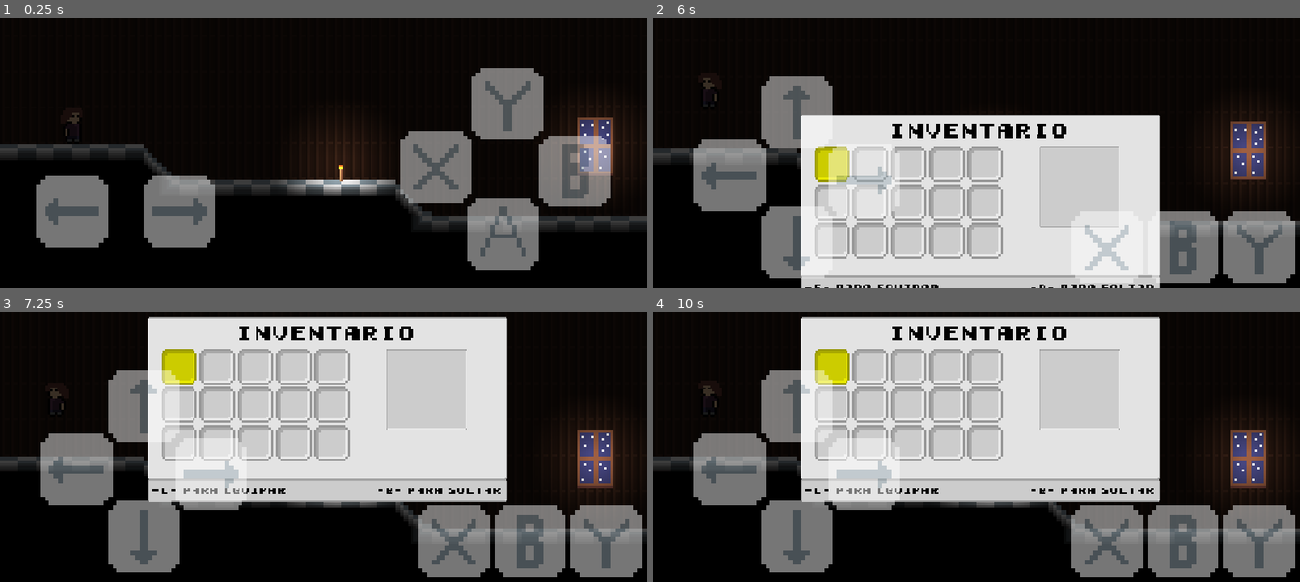
Above: before the commit, frames 1-4 (two rows, left to right).
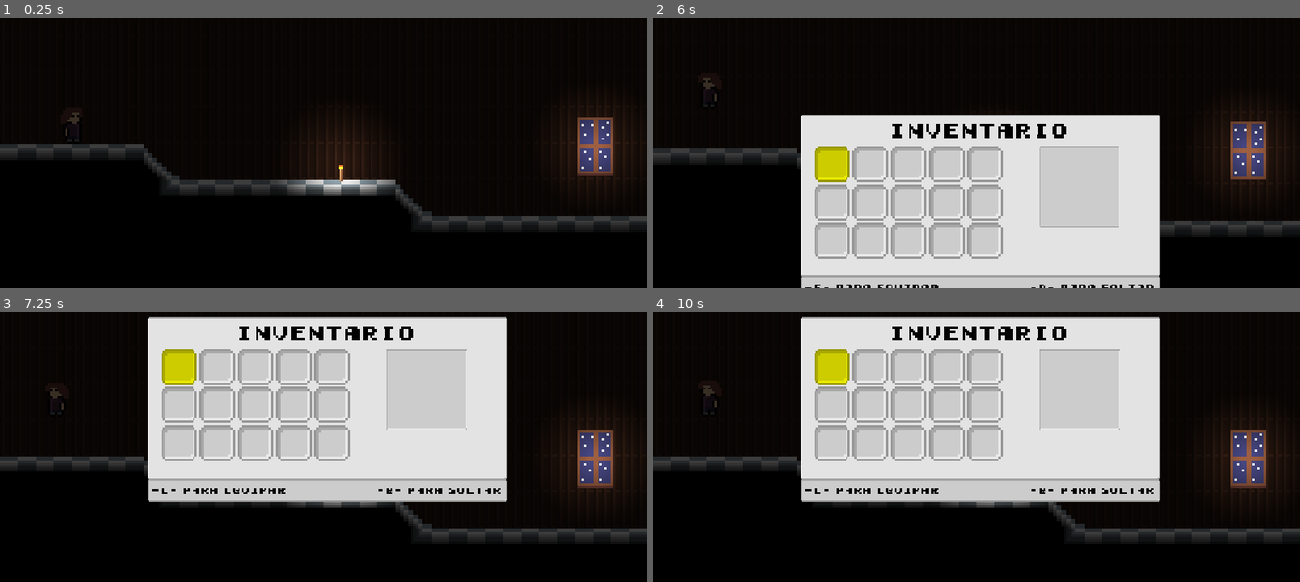
Above: after the commit, the same moments.

Repository: guihPprt/PESSAM-godot-
Game: Godot game, scene res://Worlds/test_world.tscn
The game is run twice, just before and just after one commit, with the same random seed, the same clock (stepped at 60 frames per second) and the same inputs.
Inputs:
- Up to frame 1 (0.25 s): no input
- Up to frame 2 (6 s): hold Right (ui_right) 0.53-2.03 s; tap D (a) at 0.6, 3.05, 3.6 s; tap Space (jump) at 0.77, 1.52, 3.02, 3.77, 4.52, 5.75 s; tap A (d) at 0.8, 1.35, 3.8, 4.35 s; tap E (e) at 1.55, 2.1, 4.55, 5.1 s; hold Left (ui_left) 2.03-2.78 s; tap Q (q) at 2.3, 2.85, 5.3 s; tap Enter at 2.75 s; hold Right (ui_right) 2.78-4.28 s; hold Left (ui_left) 4.28-5.03 s; hold Right (ui_right) 5.03-5.78 s; hold Left (ui_left) from 5.78 s (still down); tap I (inv) at 5.85 s
- Up to frame 3 (7.25 s): keep holding Left (ui_left); tap Space (jump) at 6.02, 6.77 s; tap D (a) at 6.05 s; tap Q (q) at 6.6 s; tap A (d) at 6.8 s
- Up to frame 4 (10 s): tap Enter at 7.25, 8.75 s; release Left (ui_left) at 7.28 s; hold Right (ui_right) 7.28-9.53 s; tap D (a) at 7.35, 9.05 s; tap Space (jump) at 7.52, 8, 9.02, 9.5, 9.77 s; tap E (e) at 7.55, 8.85 s; tap A (d) at 8.1, 9.8 s; tap Q (q) at 8.3, 9.6 s; hold Left (ui_left) from 9.53 s (still down)

The runs differ from the first frame. In frame 1, 17% of the frame differs, in the area x 5-95%, y 18-94%; in frame 2, 14%; in frame 3, 17%, in the area x 6-100%, y 21-99%; in frame 4, 17%.

Commit message:
Port mobile, Web, Windows e Linux

Diff:
--- a/Scripts/controller.gd
+++ b/Scripts/controller.gd
@@ -1,5 +1,12 @@
 extends Node2D
 
+@onready var mobile_hud
+
+func _ready() -> void:
+	mobile_hud = get_tree().current_scene.get_node("MobileHUD")
+
+	if OS.get_name() != "Android":
+		mobile_hud.queue_free()
 
 func _process(delta: float) -> void:
 	if Input.is_action_just_pressed("fs"):
--- a/Worlds/test_world.tscn
+++ b/Worlds/test_world.tscn
@@ -108,9 +108,8 @@
 position = Vector2(117, -1)
 color = Color(0.23392546, 0.23392546, 0.23392543, 1)
 
-[node name="Torch" parent="." node_paths=PackedStringArray("_hud") instance=ExtResource("4_vn3tm")]
+[node name="Torch" parent="." instance=ExtResource("4_vn3tm")]
 position = Vector2(120, 24)
-_hud = NodePath("../HUD")
 
 [node name="HUD" type="CanvasLayer" parent="."]
 
@@ -122,7 +121,7 @@
 [node name="Node2D" type="Node2D" parent="."]
 script = ExtResource("7_u04th")
 
-[node name="CanvasLayer" type="CanvasLayer" parent="."]
+[node name="MobileHUD" type="CanvasLayer" parent="."]
 
-[node name="PhoneUI" parent="CanvasLayer" instance=ExtResource("6_tbl1j")]
+[node name="PhoneUI" parent="MobileHUD" instance=ExtResource("6_tbl1j")]
 z_index = 10
Not shown, changed: export_presets.cfg
Not shown, added: pessam.apple-touch-icon.png.import
Not shown, added: pessam.icon.png.import
Binary file added: pessam.png
Not shown, added: pessam.png.import
Not shown, changed: .gitignore
Not shown, added: pessam.html
Not shown, added: pessam.js
Not shown, changed: pessam.pck
